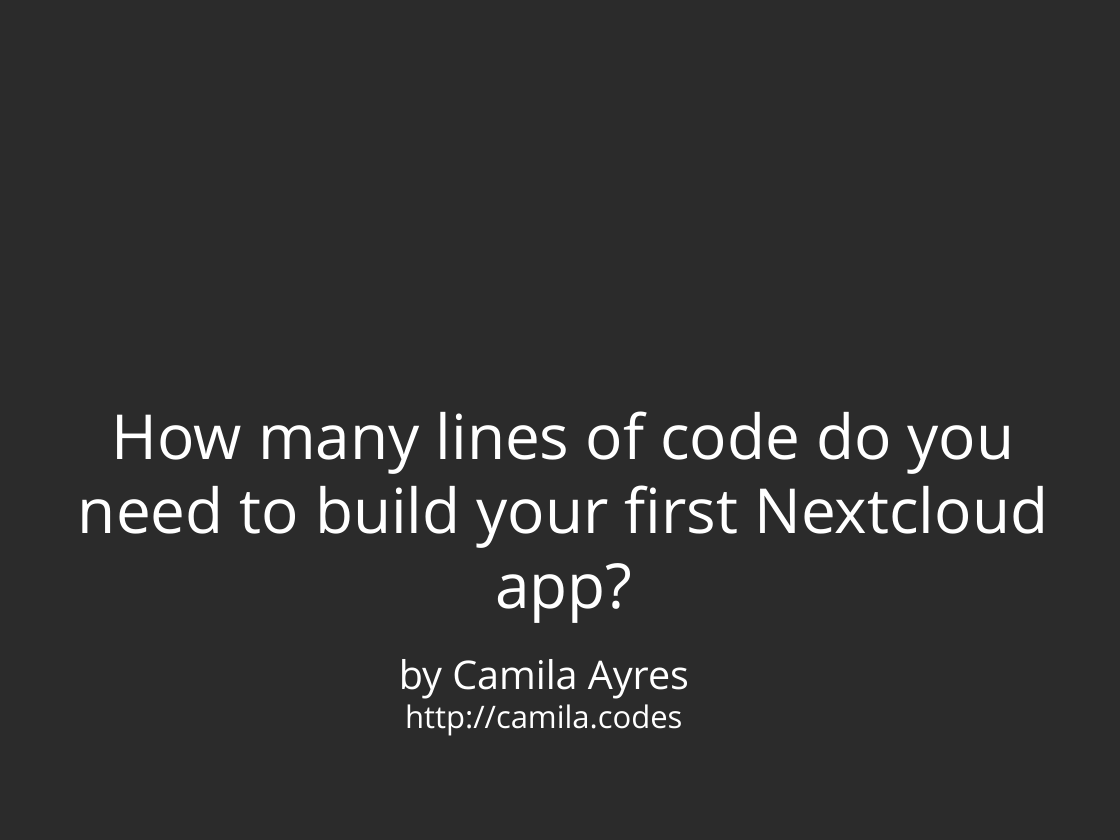
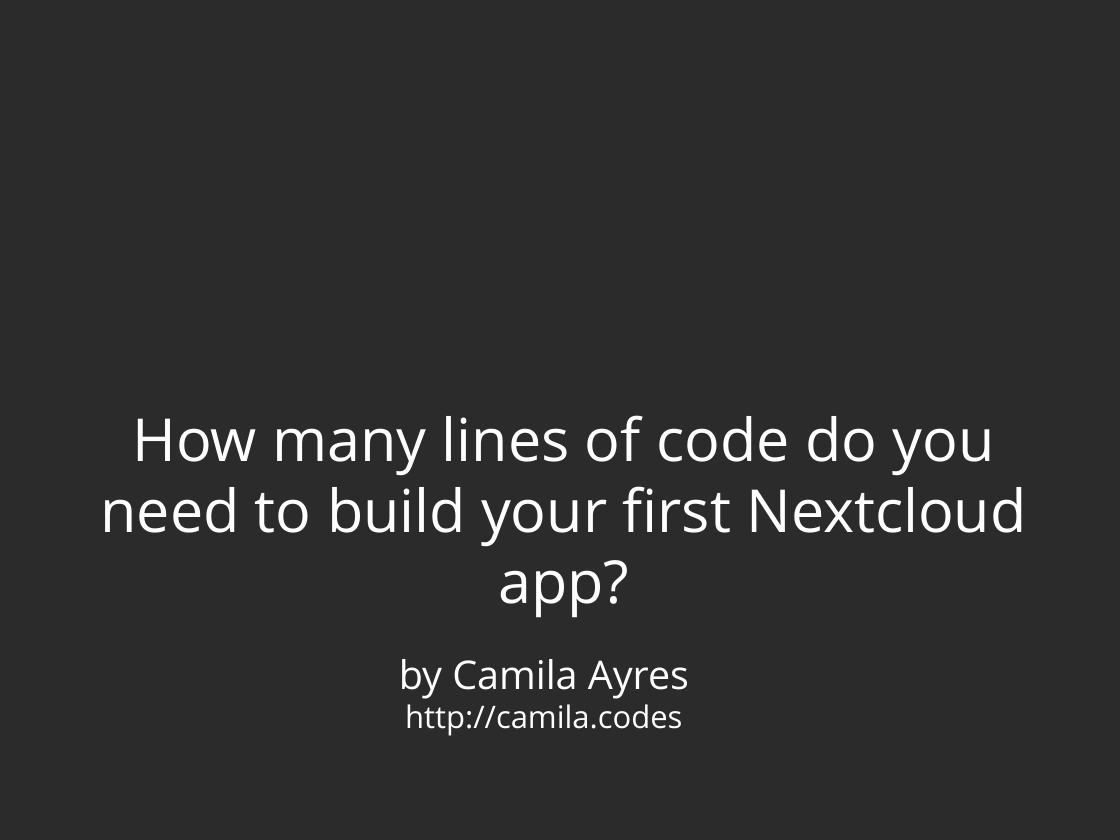
Before and after one commit to camilasan/build-nextcloud-app, a slide deck: slide 1 of build-Nextcloud-app.odp. Drawn at 1120x840 pixels with LibreOffice and Linux fonts; fonts in the diff are those of the drawing; background and template pictures are left out; a plain dark background stands for a picture behind light text. Boxes give left, top, right and bottom in pixels: in the first picture for what was removed or moved away, otherwise in the second. Text is boxed around its words. In the diff, an @@ line names an element or a change of style, - is before the commit and + after.

```diff
--- a/build-Nextcloud-app.odp
+++ b/build-Nextcloud-app.odp
@@ title "How many lines of code ...": place and size @@
-title "How many lines of code ..." at [78, 411, 1049, 623]
+title "How many lines of code ..." at [100, 415, 1026, 618]
@@ title "How many lines of code ..." at [100, 415, 1026, 618]: size 44 to 42 pt @@
```
Also in this commit, not shown: 1 slide added, 1 slide removed, 1 other file.
